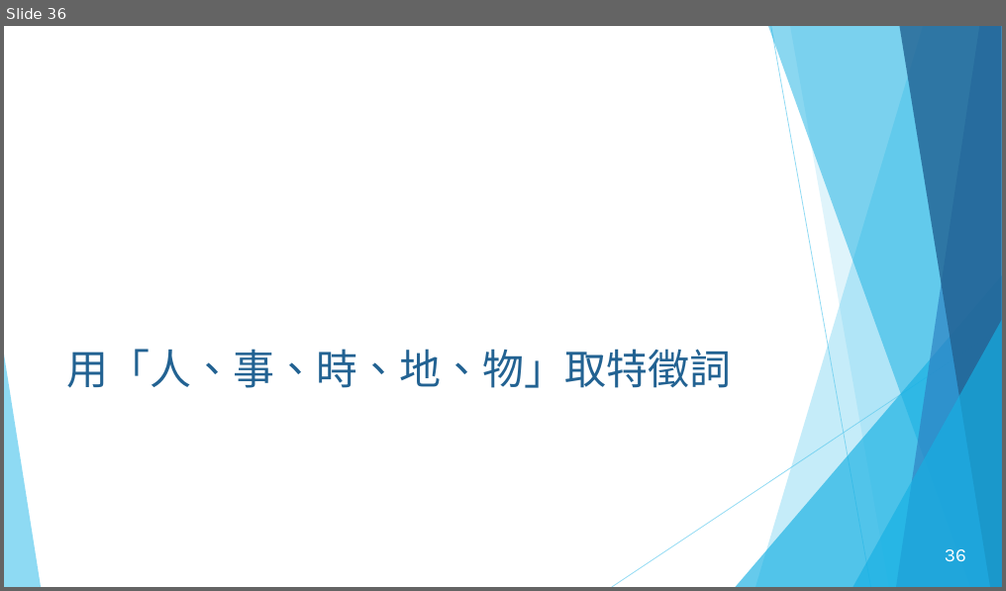
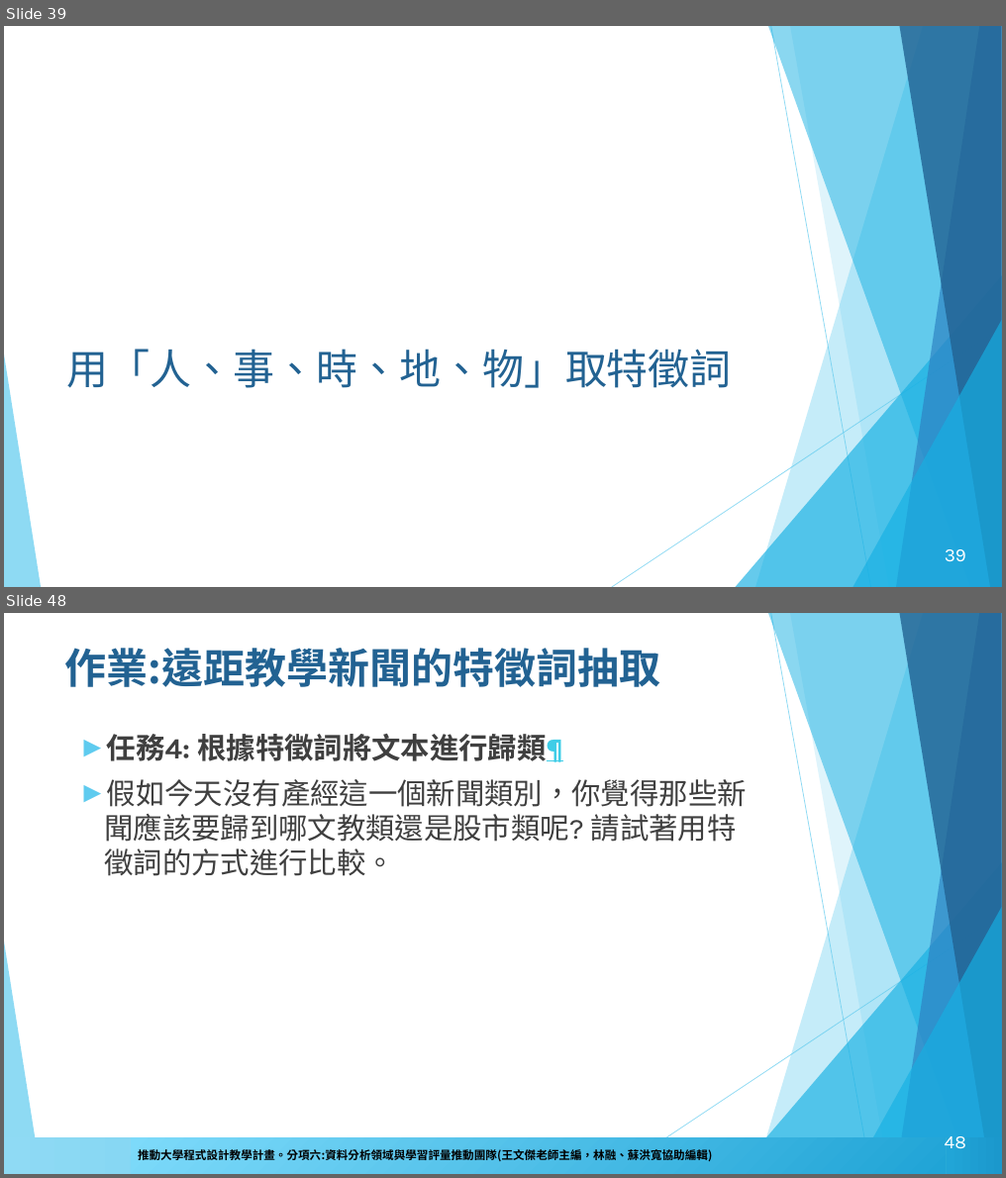
Before and after one commit to howardsukuan/textual-data-analysis-python, a slide deck: week02/文本分析與程式設計Week02.pptx. Shown one above the other, each under a label of ours: slide 36 before the commit, slides 39 and 48 after it; the slides between them are not shown. The pictures are 1006x591 and 1006x1178 pixels, drawn with LibreOffice and Linux fonts; fonts in the diff are those of the drawing; background and template pictures are left out. Boxes give left, top, right and bottom in pixels: in the first picture for what was removed or moved away, otherwise in the second. Text is boxed around its words. In the diff, an @@ line names an element or a change of style, - is before the commit and + after.

```diff
--- a/week02/文本分析與程式設計Week02.pptx
+++ b/week02/文本分析與程式設計Week02.pptx
@@ slide 48 added at [4,613,1002,1174], background #FFFFFF; not listed: 10 template elements that a slide beside it also shows @@
@@ title added at [65,648,660,687], 40 pt, text #226292, bold @@
+作業:遠距教學新聞的特徵詞抽取
@@ text added at [104,734,746,876], 28 pt, text #3F3F3F @@
+► 任務4: 根據特徵詞將文本進行歸類¶
+► 假如今天沒有產經這一個新聞類別，你覺得那些新聞應該要歸到哪文教類還是股市類呢? 請試著用特徵詞的方式進行比較。
@@ rectangle added at [4,1138,1002,1174], fill gradient #8FDAF4 to #53C5EB to #29B6E6 to #1B98CC @@
@@ rectangle added at [131,1139,945,1173], fill gradient #20A4D6 to #7EDBFB, 11 pt, text #000000, bold @@
+推動大學程式設計教學計畫。分項六:資料分析領域與學習評量推動團隊(王文傑老師主編，林融、蘇洪寬協助編輯)
@@ text added at [135,1146,670,1162], 12 pt, text #164161, bold @@
+推動大學程式設計教學計畫。分項六：資料分析領域與學習評量推動團隊（○○系○○老師主編）
@@ page number added at [944,1137,966,1149], 18 pt, text #FFFFFF @@
+48
@@ what was slide 36 is now slide 39 @@
@@ page number at [944,550,966,563]: text changed @@
-36
+39
```
Also in this commit, not shown: 37 slides changed, 10 other slides added, 10 other files.
